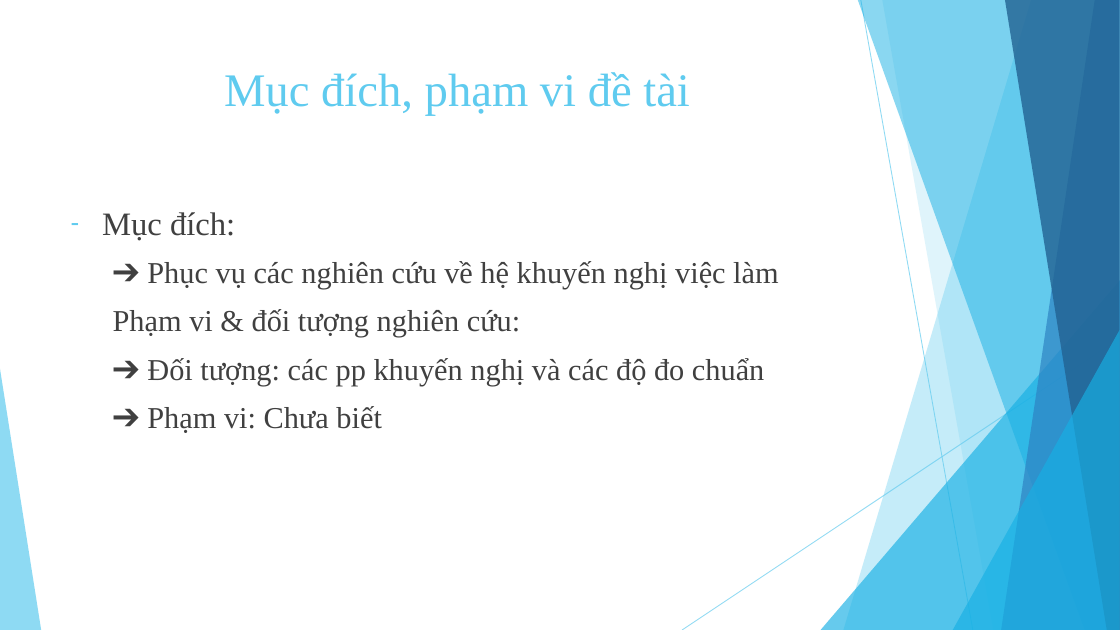
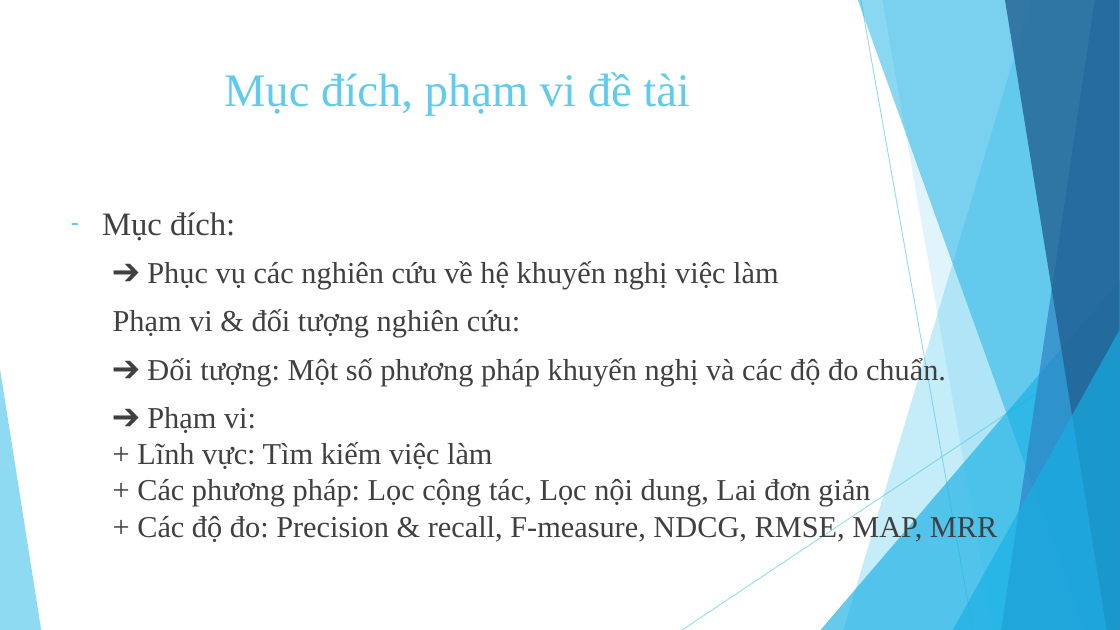
Before and after one commit to tuyennta/JobRecSys, a slide deck: slide 9 of Documents/Báo cáo/Bao cao KLTN.pptx (slide 8 before the commit). Drawn at 1120x630 pixels with LibreOffice and Linux fonts; fonts in the diff are those of the drawing. Boxes give left, top, right and bottom in pixels: in the first picture for what was removed or moved away, otherwise in the second. Text is boxed around its words. In the diff, an @@ line names an element or a change of style, - is before the commit and + after.

```diff
--- a/Documents/Báo cáo/Bao cao KLTN.pptx
+++ b/Documents/Báo cáo/Bao cao KLTN.pptx
@@ text at (137,356,997,543): text changed @@
-  ➔ Đối tượng: các pp khuyến nghị và các độ đo chuẩn
-  ➔ Phạm vi: Chưa biết
+  ➔ Đối tượng: Một số phương pháp khuyến nghị và các độ đo chuẩn.
+  ➔ Phạm vi:
+  + Lĩnh vực: Tìm kiếm việc làm
+  + Các phương pháp: Lọc cộng tác, Lọc nội dung, Lai đơn giản
+  + Các độ đo: Precision & recall, F-measure, NDCG, RMSE, MAP, MRR
```
Also in this commit, not shown: 7 other slides changed, 1 slide added.
